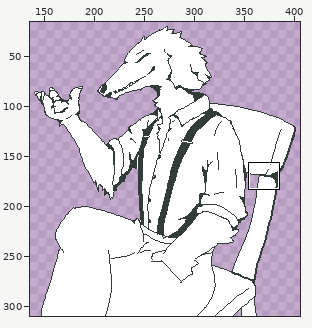
A pixel-art file gets an edit: Assets/Sprites/Characters/FortuneTellerTemp/teller.aseprite. Above: a wide view before the commit, with the close-up outlined.
Close-up. First the earlier version:
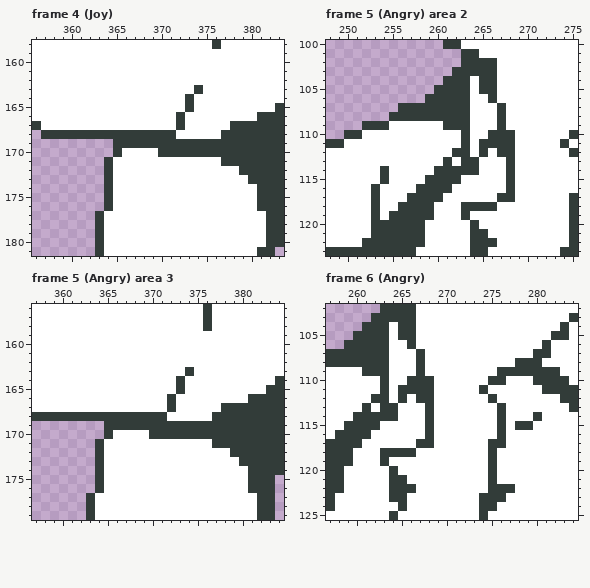
520x310 pixels, 6 frames. Shown: frame 4 (Joy): x 356..383, y 158..181; frame 5 (Angry) area 2: x 248..275, y 100..123; frame 5 (Angry) area 3: x 357..384, y 156..179; frame 6 (Angry): x 257..284, y 102..125. The wide view leaves out empty margins. The commit also changed other frames or places, which this record leaves out.
Now the later version:
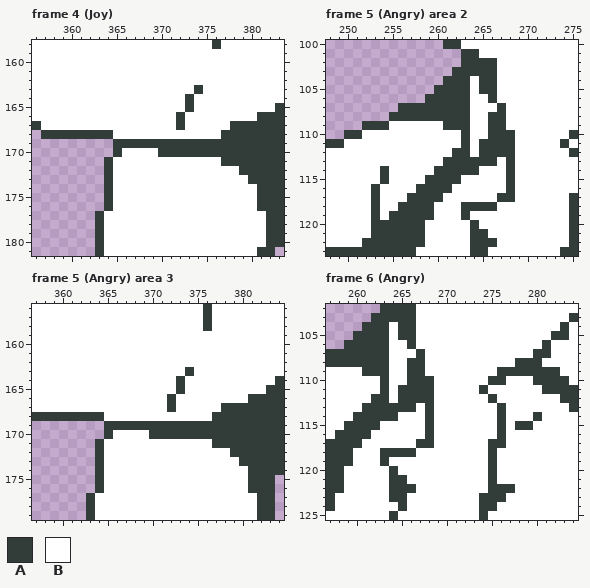
Palette (. is transparent): A #323c39  B #ffffff
The exact change:
--- frame 4 (Joy), layer "Layer 6"
@@ x 363..373 @@
 167 BBBBBBBBBAB
-168 AAAAAAAAABB
+168 AABBBBBBBBB
 169 ..AAAAAAAAA
--- frame 5 (Angry) area 2, layer "base"
@@ x 260..268 @@
 107 AAAABBBAB
-108 AAAABBBAB
-109 BAAABBBAB
+108 AAAABBAAB
+109 BAAABBAAB
 110 BBBABBAAA
 111 BBBABAAAA
-112 BBAABABAA
-113 BABAABBBA
+112 BBAABAAAA
+113 BAAAAAABA
 114 AAAAABBBA
--- frame 5 (Angry) area 3, layer "Layer 6": the same change as frame 4 (Joy)
--- frame 6 (Angry), layer "base": the same change as frame 5 (Angry) area 2
Changed places in both close-ups, as pixel boxes (x1, y1, x2, y2):
changed: (113, 130, 176, 139)
changed: (452, 112, 497, 166)
changed: (104, 412, 167, 421)
changed: (371, 358, 416, 412)
